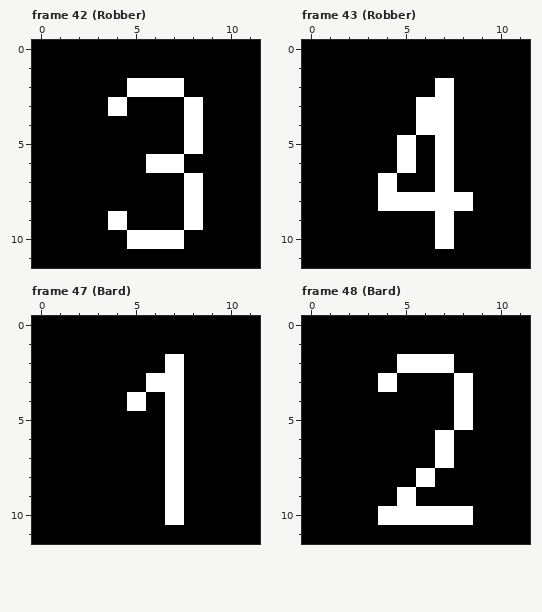
File history of a pixel-art file, android/assets/Base_Attacks.aseprite. The picture above was drawn from the file before the commit.
12x12 pixels, 73 frames. Shown: frame 42 (Robber), frame 43 (Robber), frame 47 (Bard), frame 48 (Bard). The commit also changed other frames, which this record leaves out.
After:
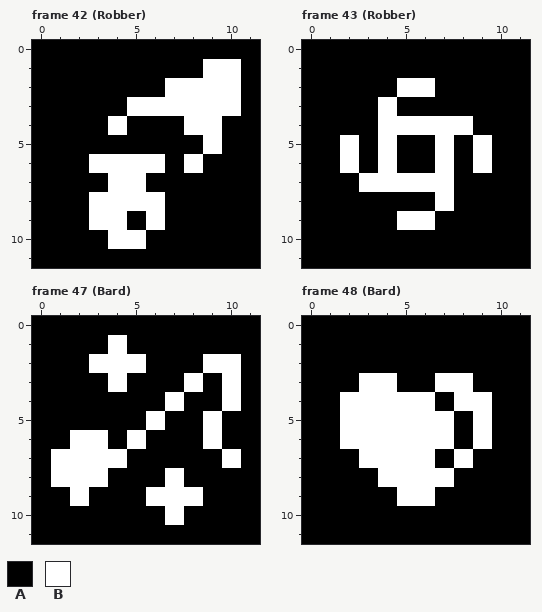
Palette (. is transparent): A #000000  B #ffffff
What changed:
Frame 42 (Robber):
Colour B gives way to colour A in row 2 at x 5 to 6; in row 3 at x 4; in row 5 at x 8; in row 6 at x 7; in rows 7 to 9 at x 8; in row 10 at x 6 to 7.
Colour A gives way to colour B in row 1 at x 9 to 10; in row 2 at x 8 to 10; in row 3 at x 5 to 7 and 9 to 10; in row 4 at x 4 and 9; in row 5 at x 9; in row 6 at x 3 to 5 and 8.
Colour A gives way to colour B in row 7 at x 4 to 5; in row 8 at x 3 to 6; in row 9 at x 3 and 6; in row 10 at x 4.
Frame 43 (Robber):
Colour B gives way to colour A in row 2 at x 7; in row 3 at x 6 to 7; in rows 5 to 6 at x 5; in row 8 at x 4 to 6 and 8; in rows 9 to 10 at x 7.
Colour A gives way to colour B in row 2 at x 5 to 6; in row 3 at x 4; in row 4 at x 4 to 5 and 8; in rows 5 to 6 at x 2, 4 and 9; in row 7 at x 3 and 5 to 6; in row 9 at x 5 to 6.
Frame 47 (Bard):
Colour B gives way to colour A in row 2 at x 7; in row 3 at x 6 to 7; in row 4 at x 5; in rows 5 to 7 at x 7.
Colour A gives way to colour B in row 1 at x 4; in row 2 at x 3 to 5 and 9 to 10; in row 3 at x 4, 8 and 10; in row 4 at x 10; in row 5 at x 6 and 9; in row 6 at x 2 to 3, 5 and 9.
Colour A gives way to colour B in row 7 at x 1 to 4 and 10; in row 8 at x 1 to 3; in row 9 at x 2, 6 and 8.
Frame 48 (Bard):
Colour B gives way to colour A in row 2 at x 5 to 7; in row 5 at x 8; in row 7 at x 7; in row 10 at x 4 to 8.
Colour A gives way to colour B in row 3 at x 3 and 7; in row 4 at x 2 to 6 and 9; in row 5 at x 2 to 7 and 9; in row 6 at x 2 to 6 and 9; in row 7 at x 3 to 6 and 8; in row 8 at x 4 to 5 and 7.
Colour A gives way to colour B in row 9 at x 6.
Pixel boxes of the changes (left, top, right, bottom) in both pictures:
changed: (89, 59, 241, 249)
changed: (340, 78, 492, 249)
changed: (51, 335, 241, 506)
changed: (340, 354, 492, 525)
